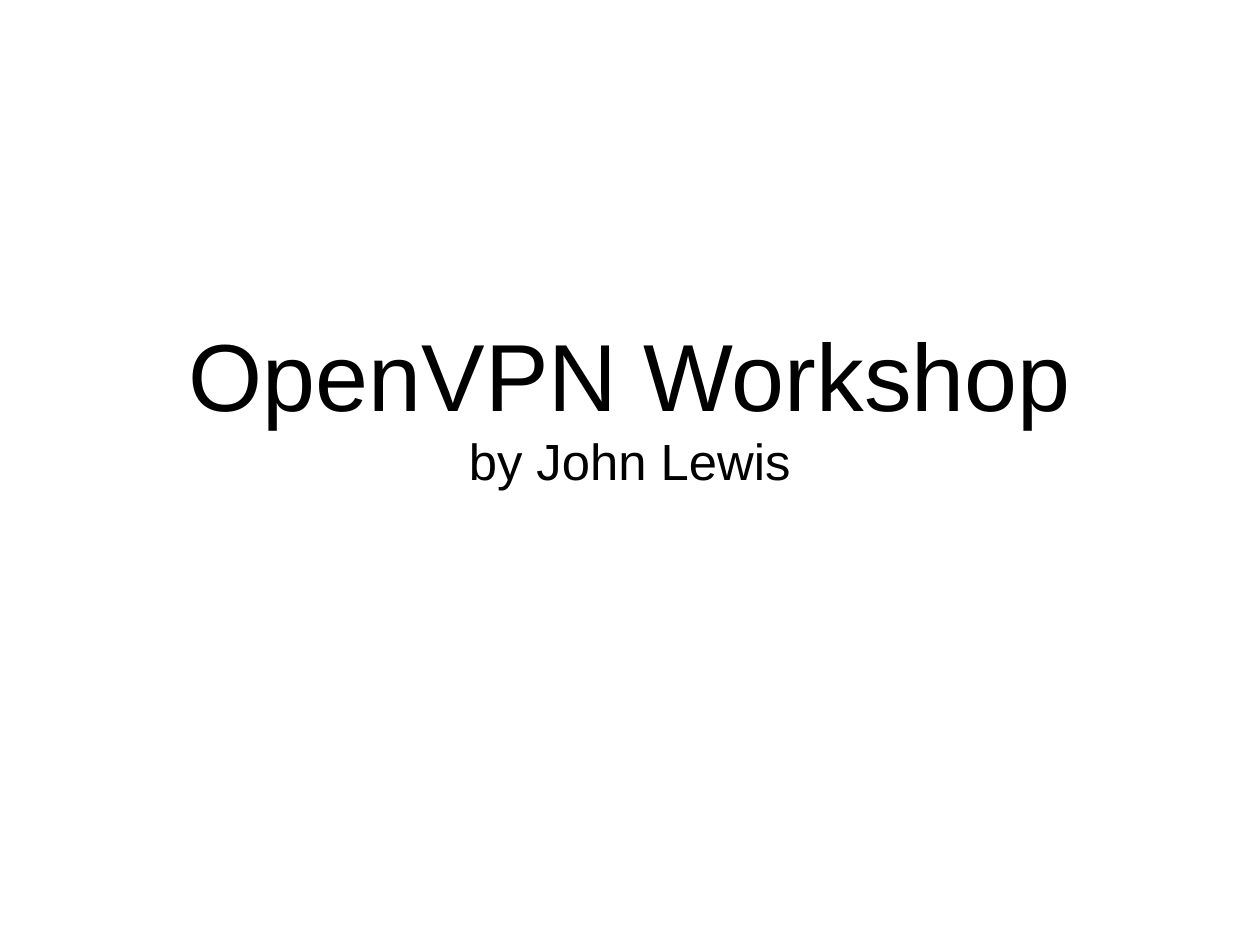
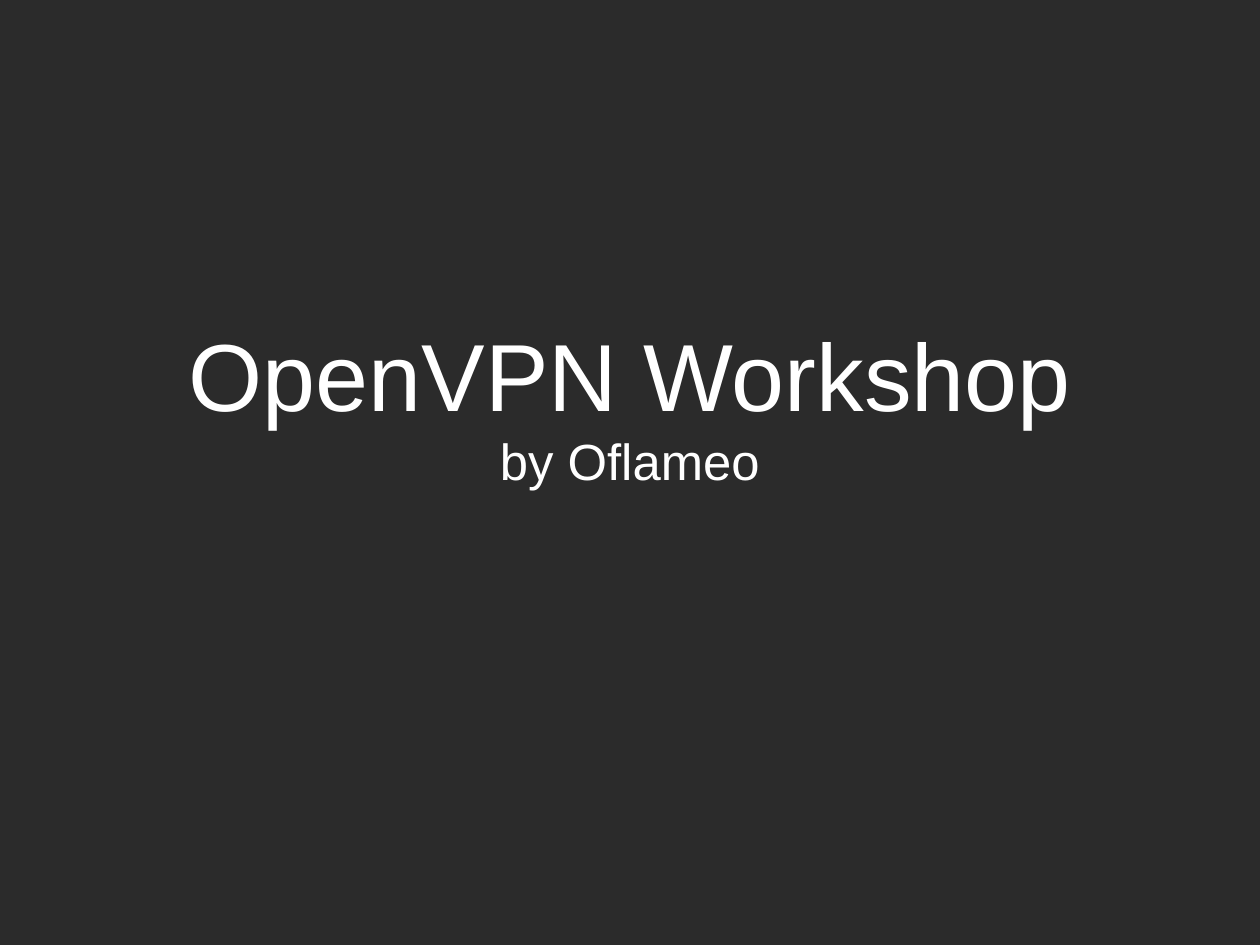
Before and after one commit to Oflameo/openvpn_ws, a slide deck: slide 1 of openvpn.odp. Drawn at 1260x945 pixels with LibreOffice and Linux fonts; fonts in the diff are those of the drawing; background and template pictures are left out; a plain dark background stands for a picture behind light text. Boxes give left, top, right and bottom in pixels: in the first picture for what was removed or moved away, otherwise in the second. Text is boxed around its words. In the diff, an @@ line names an element or a change of style, - is before the commit and + after.

Commit message:
Changed theme.

```diff
--- a/openvpn.odp
+++ b/openvpn.odp
@@ background #FFFFFF to picture (left out) @@
@@ subtitle at bbox=[189, 342, 1071, 428]: text colour #000000 to #FFFFFF in "OpenVPN Workshop" @@
@@ subtitle at bbox=[500, 443, 760, 491]: text changed; text colour #000000 to #FFFFFF @@
-by John Lewis
+by Oflameo
```
Also in this commit, not shown: 5 other slides changed, 2 slides added.
